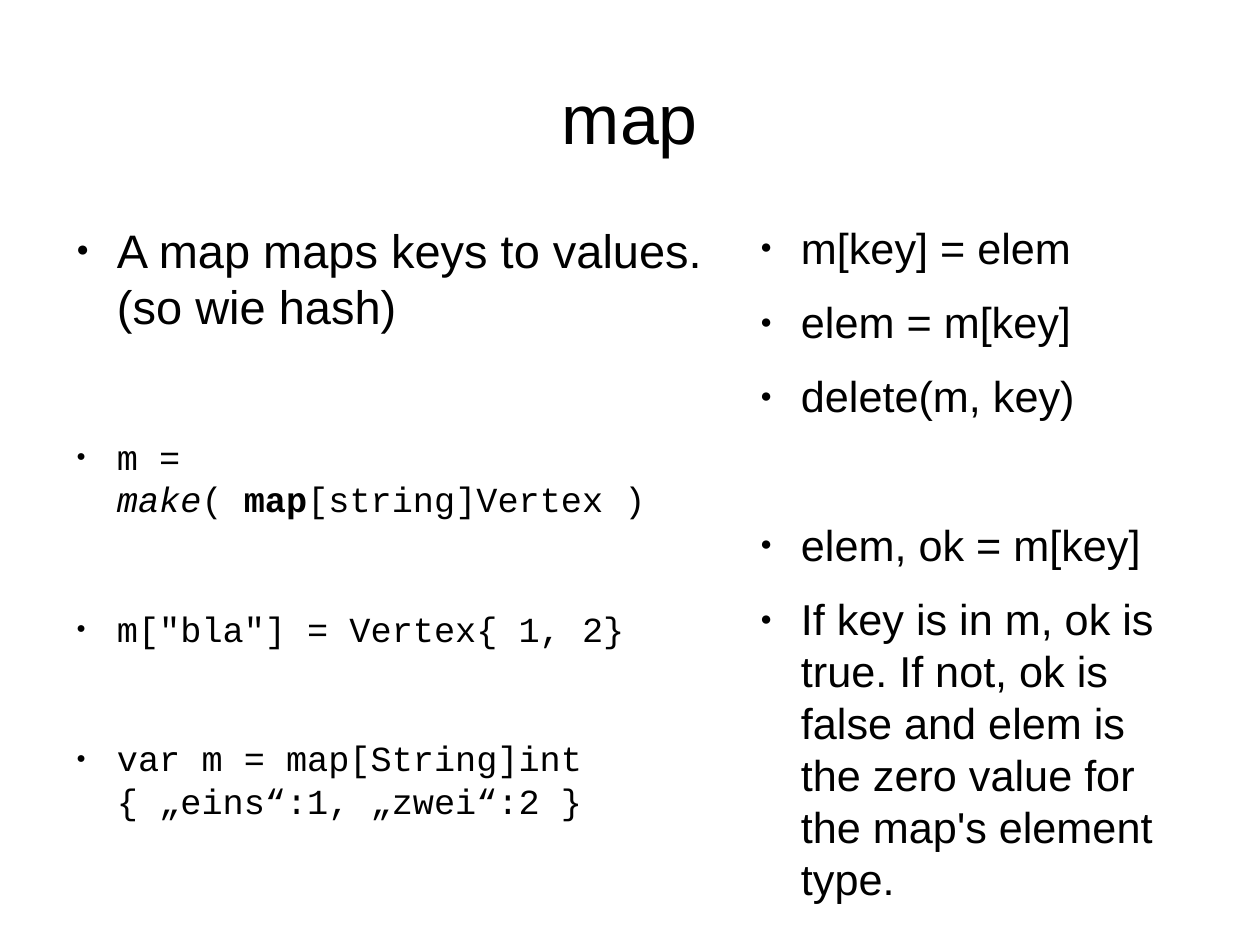
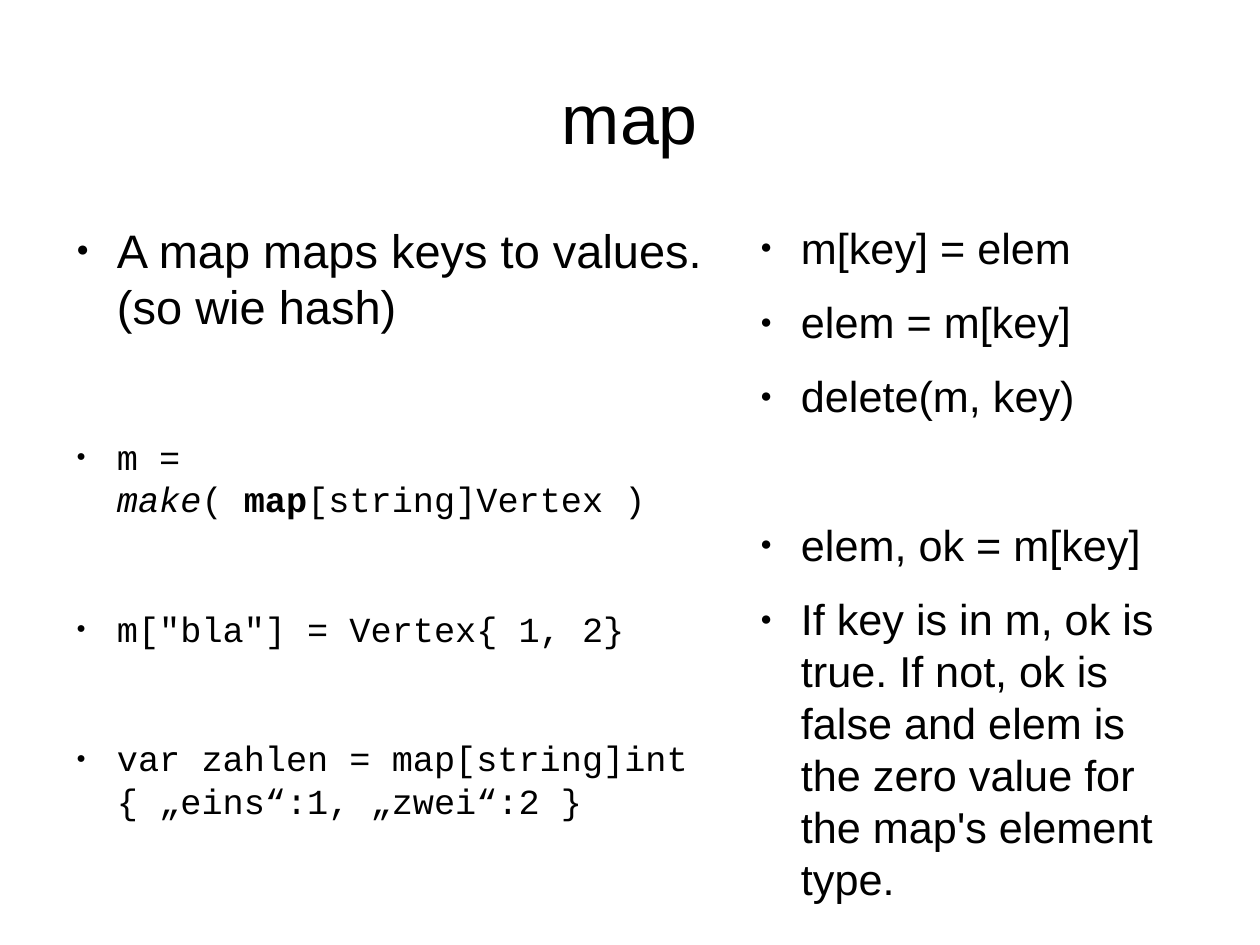
Before and after one commit to rayank77b/smallStuffs, a slide deck: slide 26 of programmierung/vortrag/golang.odp. Drawn at 1260x945 pixels with LibreOffice and Linux fonts; fonts in the diff are those of the drawing. Boxes give left, top, right and bottom in pixels: in the first picture for what was removed or moved away, otherwise in the second. Text is boxed around its words. In the diff, an @@ line names an element or a change of style, - is before the commit and + after.

```diff
--- a/programmierung/vortrag/golang.odp
+++ b/programmierung/vortrag/golang.odp
@@ text at bbox=[117, 746, 688, 821]: text changed @@
-● var m = map[String]int { „eins“:1, „zwei“:2 }
+● var zahlen = map[string]int { „eins“:1, „zwei“:2 }
```
Also in this commit, not shown: 10 other slides changed.
